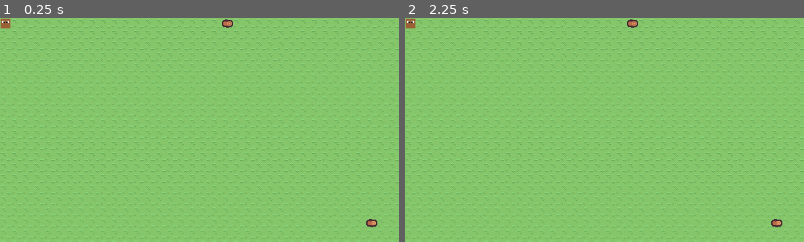
Above: before the commit, frames 1-2 (left to right).
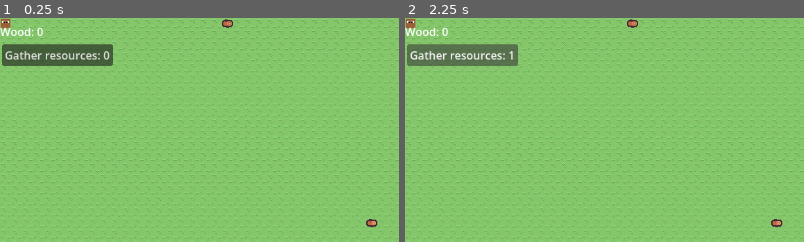
Above: after the commit, the same moments.

Repository: amandodaw/zd-prototype
Game: Godot game, scene res://scenes/world.tscn
Two runs of this game, one before a commit and one after it. Both use one fixed random seed, a clock stepped at 60 frames per second and the inputs below.
Inputs (mouse positions are % of the whole screen's width and height, from its top left):
- Up to frame 1 (0.25 s): no input
- Up to frame 2 (2.25 s): click (7, 8) at 0.5 s, where only the run after the commit has a clickable "Gather resources: 0"; click (7, 8) at 1.25 s, where only the run after the commit has a clickable "Gather resources: 1"; click (7, 8) at 2 s, where only the run after the commit has a clickable "Gather resources: 0"
The pictures show only the part of the screen within x 0-50%, y 0-50%; the shares and areas given below are measured in that part.

The runs differ from the first frame. In frame 1, 2.9% of the frame differs, in the area x 0-29%, y 4-22%; in frame 2, 2.9%.

Commit message:
UI basica que muestra madera disponible y boton activar/desactivar gather resources cambiando la variable de citycomp

Diff:
--- /dev/null
+++ b/scenes/canvas_layer.tscn
@@ -0,0 +1,52 @@
+[gd_scene format=3 uid="uid://byfc5b3nbdcdi"]
+
+[ext_resource type="Script" uid="uid://cjg5im43trbcx" path="res://scripts/ui.gd" id="1_c4rma"]
+
+[node name="CanvasLayer" type="CanvasLayer" unique_id=822684192]
+
+[node name="UI" type="Control" parent="." unique_id=2056898663]
+layout_mode = 3
+anchors_preset = 0
+offset_right = 40.0
+offset_bottom = 40.0
+script = ExtResource("1_c4rma")
+
+[node name="TopBar" type="Control" parent="UI" unique_id=1356443333]
+anchors_preset = 0
+offset_right = 40.0
+offset_bottom = 40.0
+
+[node name="Resources" type="Panel" parent="UI/TopBar" unique_id=1666689437]
+layout_mode = 0
+offset_right = 40.0
+
+[node name="HBoxContainer" type="HBoxContainer" parent="UI/TopBar/Resources" unique_id=261627760]
+layout_mode = 0
+offset_right = 40.0
+offset_bottom = 40.0
+
+[node name="WoodLabel" type="Label" parent="UI/TopBar/Resources/HBoxContainer" unique_id=694697161]
+layout_mode = 2
+text = "Wood: 0"
+
+[node name="BottomPanel" type="Control" parent="UI" unique_id=3979500]
+anchors_preset = 0
+offset_right = 40.0
+offset_bottom = 40.0
+
+[node name="Orders" type="Panel" parent="UI/BottomPanel" unique_id=1988973692]
+layout_mode = 0
+offset_right = 40.0
+
+[node name="VBoxContainer" type="VBoxContainer" parent="UI/BottomPanel/Orders" unique_id=1407982732]
+layout_mode = 0
+offset_left = 3.0
+offset_top = 38.0
+offset_right = 43.0
+offset_bottom = 78.0
+
+[node name="GatherButton" type="Button" parent="UI/BottomPanel/Orders/VBoxContainer" unique_id=541604631]
+layout_mode = 2
+text = "Gather resources: 0"
+
+[connection signal="pressed" from="UI/BottomPanel/Orders/VBoxContainer/GatherButton" to="UI" method="_on_gather_button_pressed"]
--- a/scenes/world.tscn
+++ b/scenes/world.tscn
@@ -2,8 +2,11 @@
 
 [ext_resource type="Script" uid="uid://caspwgjsuu14d" path="res://scripts/world.gd" id="1_4wyf3"]
 [ext_resource type="PackedScene" uid="uid://cq5aeyp6b0aqa" path="res://scenes/map.tscn" id="1_nnsk1"]
+[ext_resource type="PackedScene" uid="uid://byfc5b3nbdcdi" path="res://scenes/canvas_layer.tscn" id="3_4wyf3"]
 
 [node name="World" type="Node2D" unique_id=538437442]
 script = ExtResource("1_4wyf3")
 
 [node name="Map" parent="." unique_id=1369909102 instance=ExtResource("1_nnsk1")]
+
+[node name="CanvasLayer" parent="." unique_id=822684192 instance=ExtResource("3_4wyf3")]
--- a/scripts/components/city_component.gd
+++ b/scripts/components/city_component.gd
@@ -3,5 +3,5 @@
 var wood_amount : int = 0
 
 var tasks : Dictionary[String, int] = {
-	"gather_wood" : false
+	"gather_resources" : false
 }
--- /dev/null
+++ b/scripts/ui.gd
@@ -0,0 +1,23 @@
+extends Control
+
+@onready var wood_label : Label = $TopBar/Resources/HBoxContainer/WoodLabel
+
+@onready var gather_button : Button = $BottomPanel/Orders/VBoxContainer/GatherButton
+
+var city_comp : CityComponent
+
+var cont: float = 0.0
+
+func _process(delta: float) -> void:
+	cont += delta
+	if cont>=1:
+		cont=0
+		update_resources(city_comp.wood_amount)
+
+func update_resources(amount):
+	wood_label.text = "Wood: " + str(amount)
+
+
+func _on_gather_button_pressed() -> void:
+	city_comp.tasks["gather_resources"] = !city_comp.tasks["gather_resources"]
+	gather_button.text = "Gather resources: " + str(city_comp.tasks["gather_resources"])
--- a/scripts/world.gd
+++ b/scripts/world.gd
@@ -5,11 +5,14 @@
 
 @onready var map : Node2D = $Map
 @onready var elements_map : TileMapLayer = $Map/ElementsLayer
+@onready var ui : Control = $CanvasLayer/UI
 
-var city_component : CityComponent
+
+var city_comp : CityComponent
 
 func _ready() -> void:
-	city_component = CityComponent.new()
+	city_comp = CityComponent.new()
+	ui.city_comp = city_comp
 	spawn_human(Vector2.ZERO)
 
 func spawn_human(pos: Vector2) -> void:
Not shown, added: scripts/ui.gd.uid
